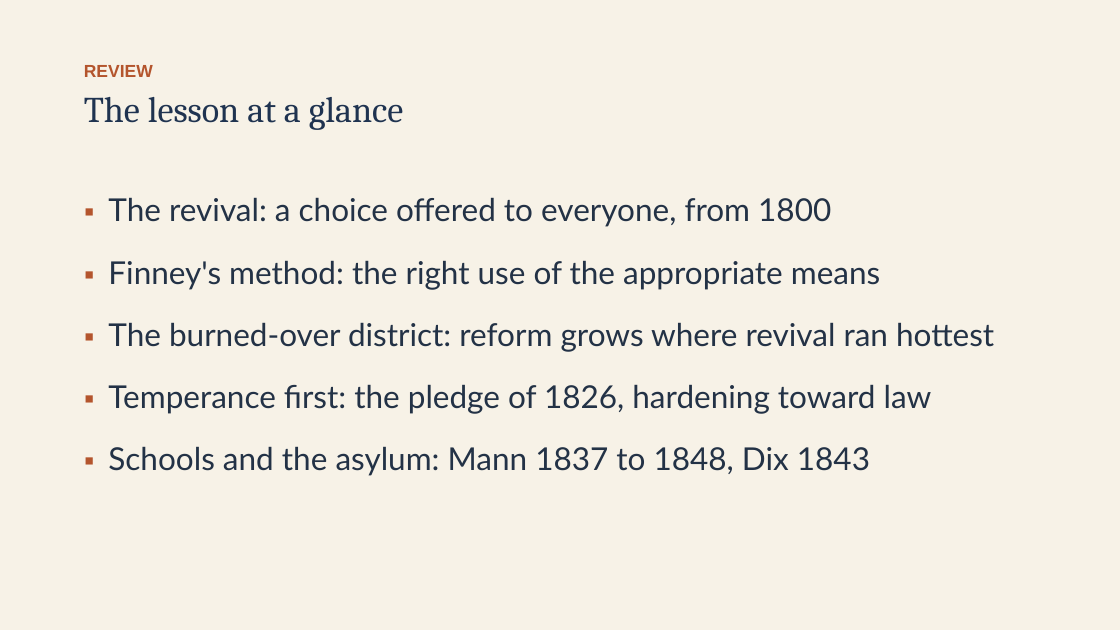
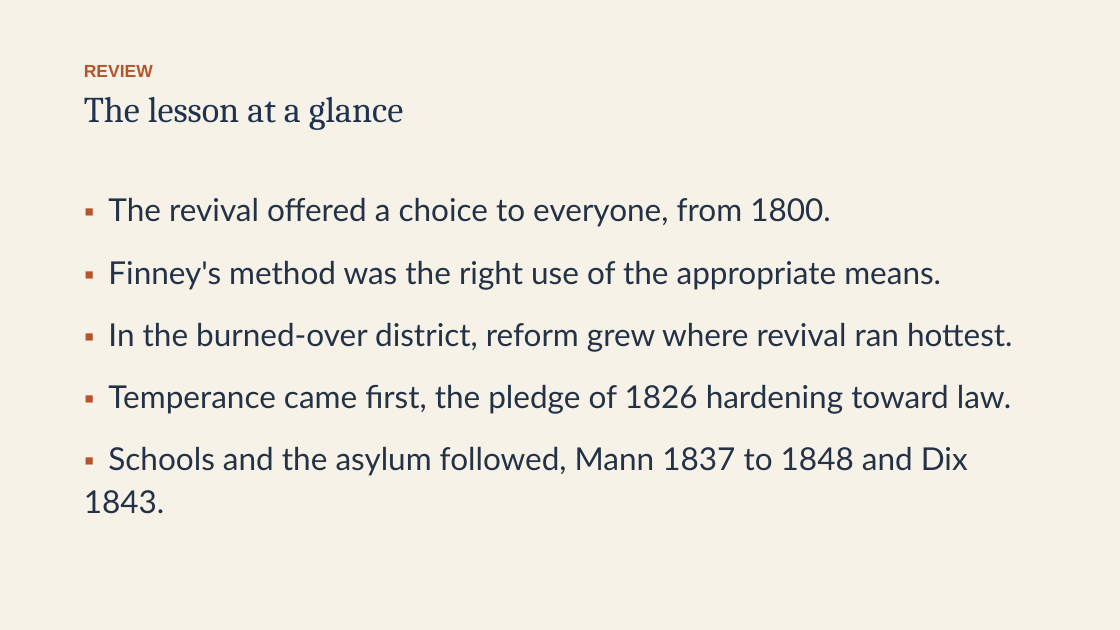
Before and after one commit to ab17gthb/humanities-curriculum-group, a slide deck: slide 24 of jackson-reform/lesson-06/lesson-06-slides.pptx. Drawn at 1120x630 pixels with LibreOffice and Linux fonts; fonts in the diff are those of the drawing. Boxes give left, top, right and bottom in pixels: in the first picture for what was removed or moved away, otherwise in the second. Text is boxed around its words. In the diff, an @@ line names an element or a change of style, - is before the commit and + after.

Commit message:
Rollout: JR L6 reworked and live (Revival and Reform)

```diff
--- a/jackson-reform/lesson-06/lesson-06-slides.pptx
+++ b/jackson-reform/lesson-06/lesson-06-slides.pptx
@@ text at [84,197,1013,514]: text changed @@
-▪ The revival: a choice offered to everyone, from 1800
-▪ Finney's method: the right use of the appropriate means
-▪ The burned-over district: reform grows where revival ran hottest
-▪ Temperance first: the pledge of 1826, hardening toward law
-▪ Schools and the asylum: Mann 1837 to 1848, Dix 1843
+▪ The revival offered a choice to everyone, from 1800.
+▪ Finney's method was the right use of the appropriate means.
+▪ In the burned-over district, reform grew where revival ran hottest.
+▪ Temperance came first, the pledge of 1826 hardening toward law.
+▪ Schools and the asylum followed, Mann 1837 to 1848 and Dix 1843.
```
Also in this commit, not shown: 12 other slides changed, 6 other files.
